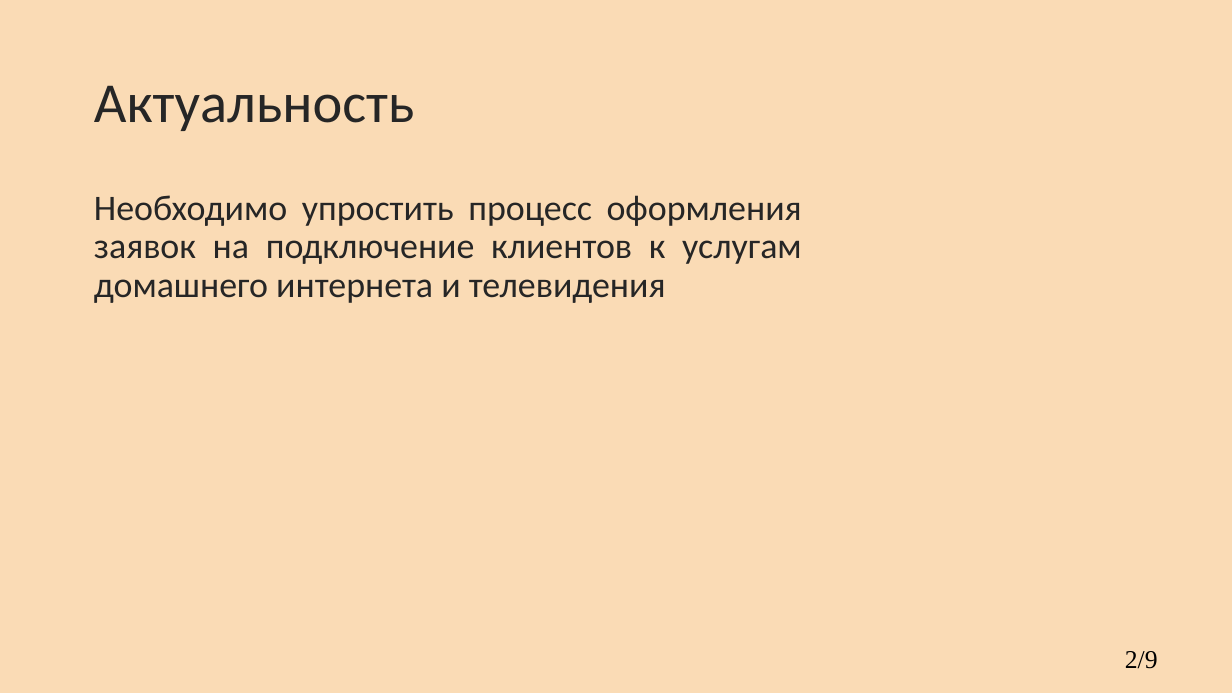
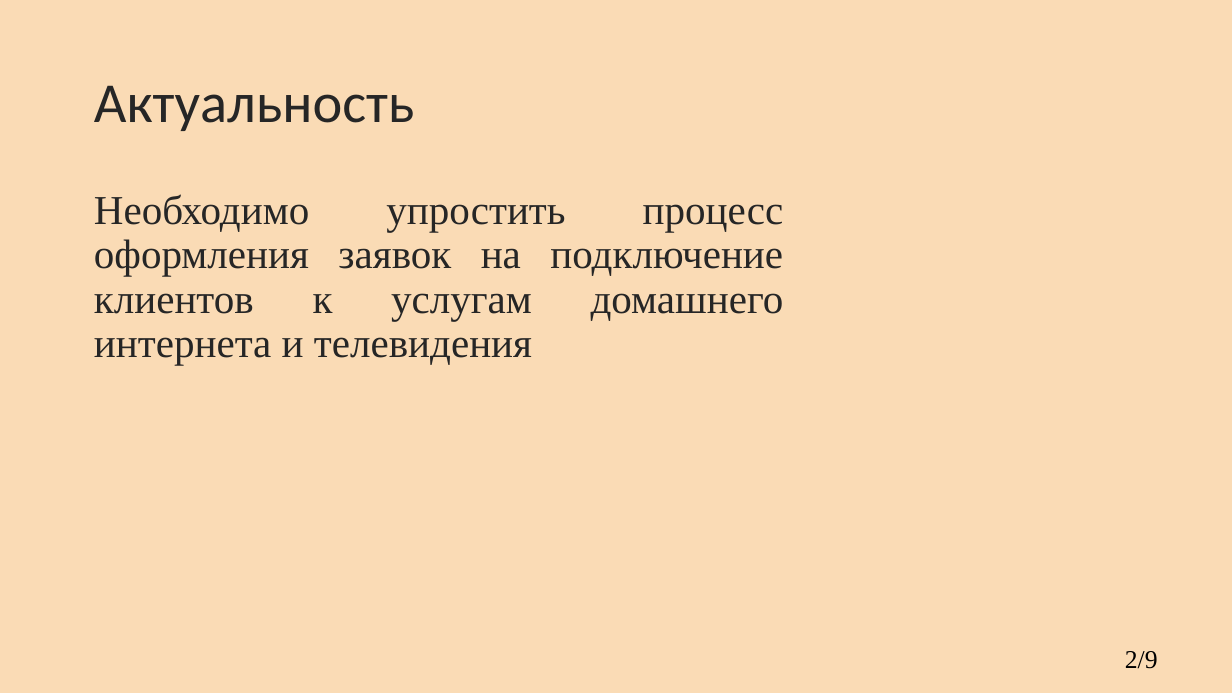
Before and after one commit to kkerra/CourseProject, a slide deck: slide 2 of кп.pptx. Drawn at 1232x693 pixels with LibreOffice and Linux fonts; fonts in the diff are those of the drawing; background and template pictures are left out. Boxes give left, top, right and bottom in pixels: in the first picture for what was removed or moved away, otherwise in the second. Text is boxed around its words. In the diff, an @@ line names an element or a change of style, - is before the commit and + after.

```diff
--- a/кп.pptx
+++ b/кп.pptx
@@ text "Необходимо упростить процесс оформления заявок ..." at bbox=[94, 194, 784, 365]: size 28 to 32 pt, font Calibri to Times New Roman @@
```
Also in this commit, not shown: 5 other slides changed, 1 other file.
